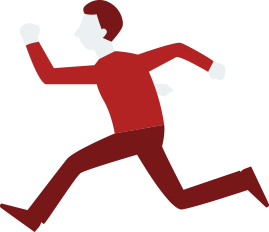
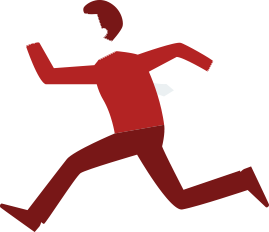
Layers edited between the first and the second 269x232 image:
added layer "레이어 1" above "색조/채도 1" over [19, 13, 226, 80]
